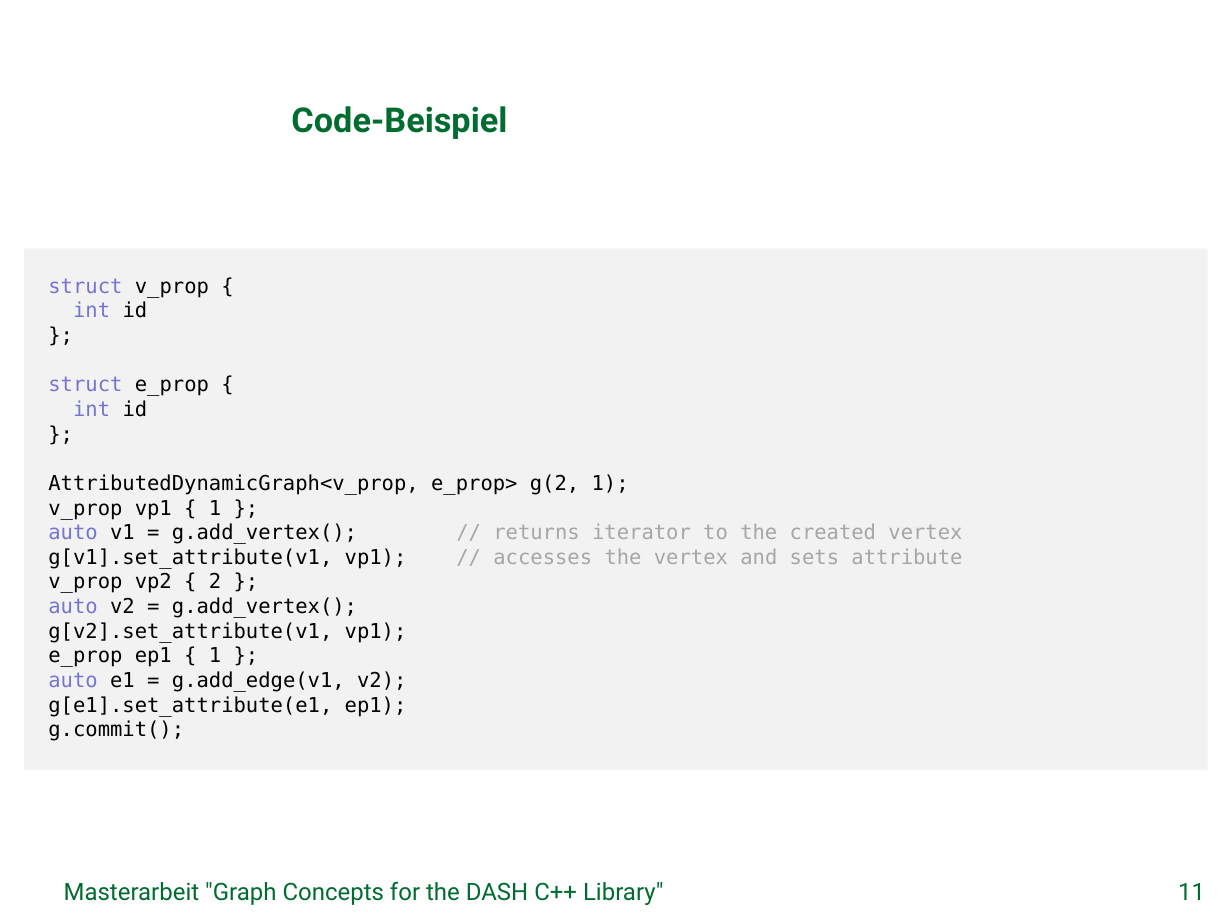
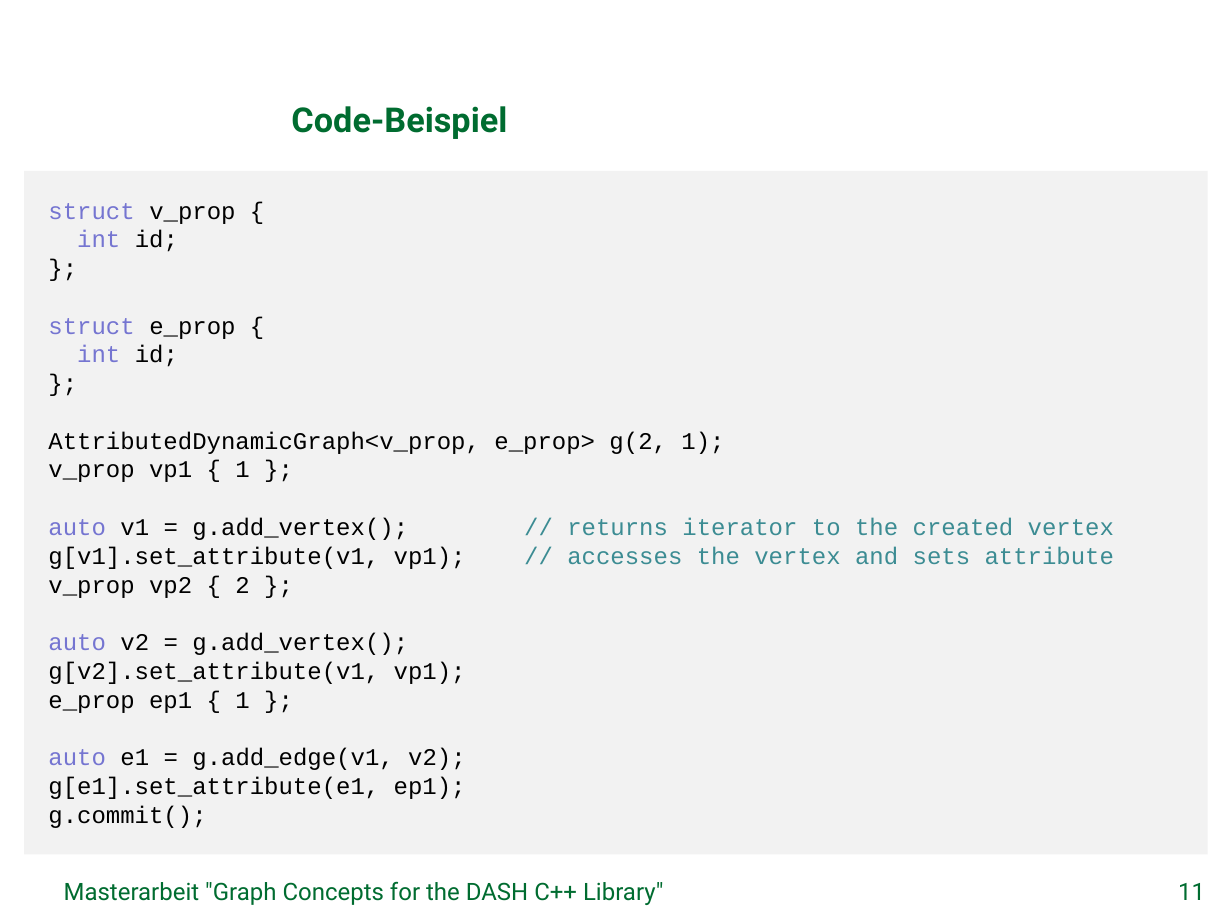
Before and after one commit to stiefn/dyn-data-structures-thesis, a slide deck: slide 11 of Folien/Abschlusssvortrag_Stefan_Effenberger.pptx. Drawn at 1232x924 pixels with LibreOffice and Linux fonts; fonts in the diff are those of the drawing; background and template pictures are left out. Boxes give left, top, right and bottom in pixels: in the first picture for what was removed or moved away, otherwise in the second. Text is boxed around its words. In the diff, an @@ line names an element or a change of style, - is before the commit and + after.

```diff
--- a/Folien/Abschlusssvortrag_Stefan_Effenberger.pptx
+++ b/Folien/Abschlusssvortrag_Stefan_Effenberger.pptx
@@ rectangle "struct v_prop {": place and size @@
-rectangle "struct v_prop {" at [25, 249, 1209, 770]
+rectangle "struct v_prop {" at [25, 171, 1209, 855]
@@ text in rectangle at [48, 203, 1114, 828]: size 12 to 14 pt, font DejaVu Sans Mono to Courier New; text colour #A6A6A6 to #3C8C93 in "// returns iterator to the created vertex", "// accesses the vertex and sets attribute" @@
@@ text in rectangle at [77, 230, 178, 252]: text changed; size 12 to 14 pt; font DejaVu Sans Mono to Courier New @@
-int id
+int id;
@@ text in rectangle at [77, 345, 178, 367]: text changed; size 12 to 14 pt; font DejaVu Sans Mono to Courier New @@
-int id
+int id;
```
Also in this commit, not shown: 9 other slides changed, 1 slide removed.
